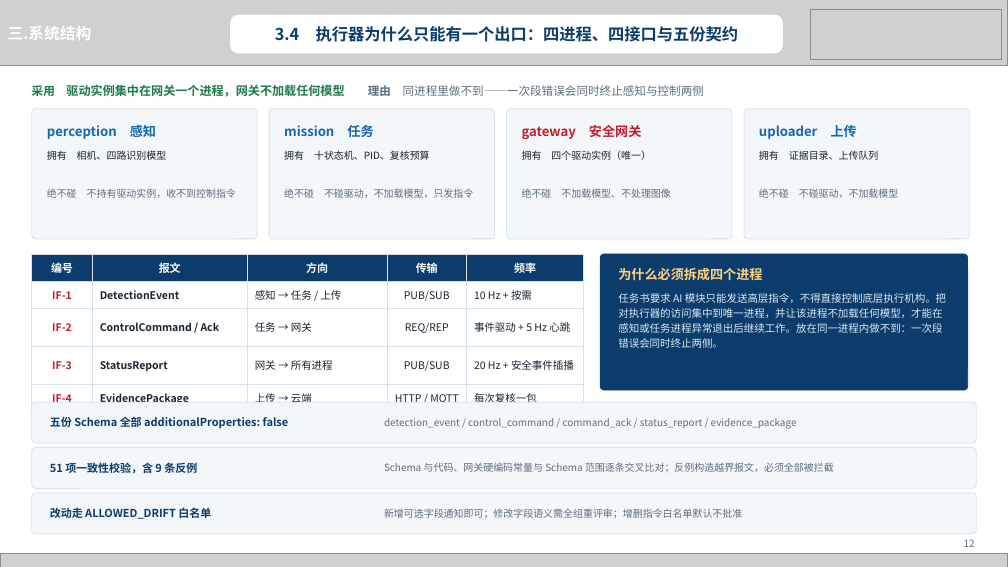
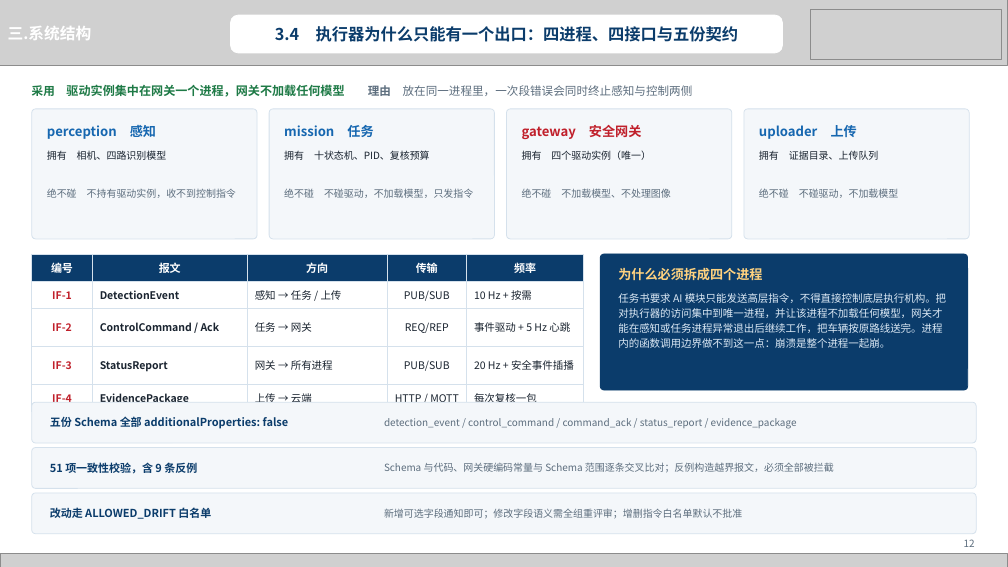
Before and after one commit to heizitalk666/2026summer, a slide deck: slide 12 of deliverables/中期答辩.pptx. Drawn at 1008x567 pixels with LibreOffice and Linux fonts; fonts in the diff are those of the drawing; grey boxes stand for pictures. Boxes give left, top, right and bottom in pixels: in the first picture for what was removed or moved away, otherwise in the second. Text is boxed around its words. In the diff, an @@ line names an element or a change of style, - is before the commit and + after.

```diff
--- a/deliverables/中期答辩.pptx
+++ b/deliverables/中期答辩.pptx
@@ text at <box>32,84,693,97</box>: text changed @@
-采用 驱动实例集中在网关一个进程，网关不加载任何模型 理由 同进程里做不到——一次段错误会同时终止感知与控制两侧
+采用 驱动实例集中在网关一个进程，网关不加载任何模型 理由 放在同一进程里，一次段错误会同时终止感知与控制两侧
@@ text at <box>618,293,946,348</box>: text changed @@
-任务书要求 AI 模块只能发送高层指令，不得直接控制底层执行机构。把对执行器的访问集中到唯一进程，并让该进程不加载任何模型，才能在感知或任务进程异常退出后继续工作。放在同一进程内做不到：一次段错误会同时终止两侧。
+任务书要求 AI 模块只能发送高层指令，不得直接控制底层执行机构。把对执行器的访问集中到唯一进程，并让该进程不加载任何模型，网关才能在感知或任务进程异常退出后继续工作，把车辆按原路线送完。进程内的函数调用边界做不到这一点：崩溃是整个进程一起崩。
```
Also in this commit, not shown: 11 other slides changed, 2 other files.
